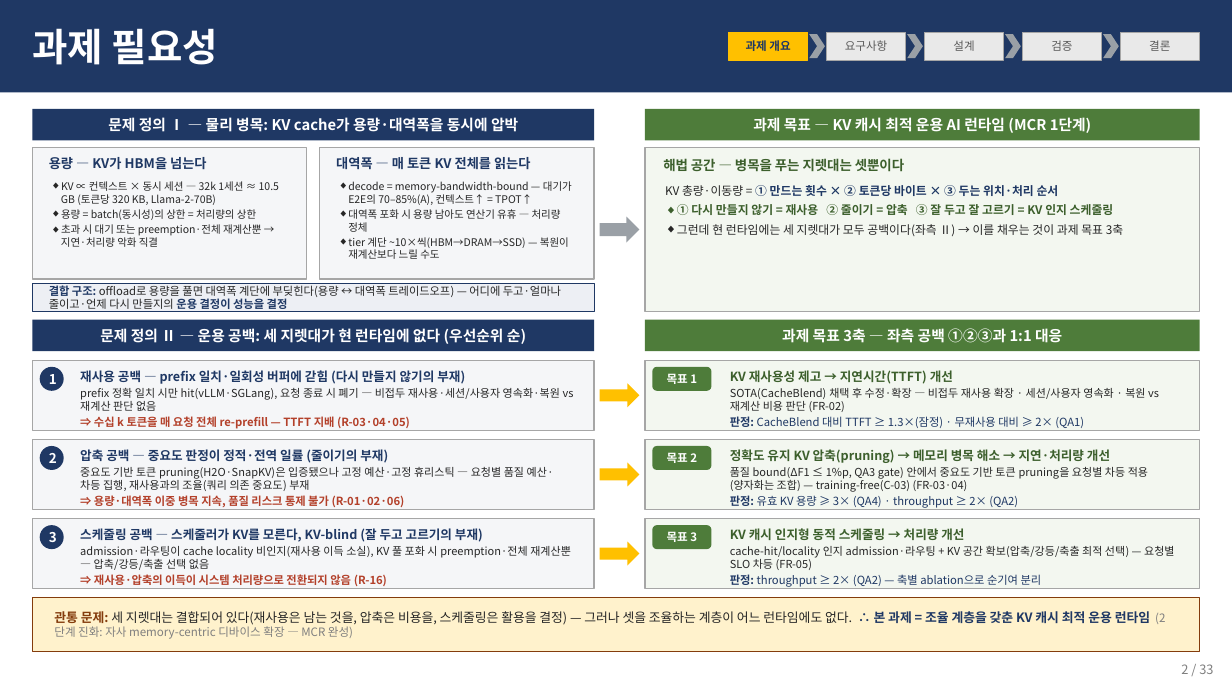
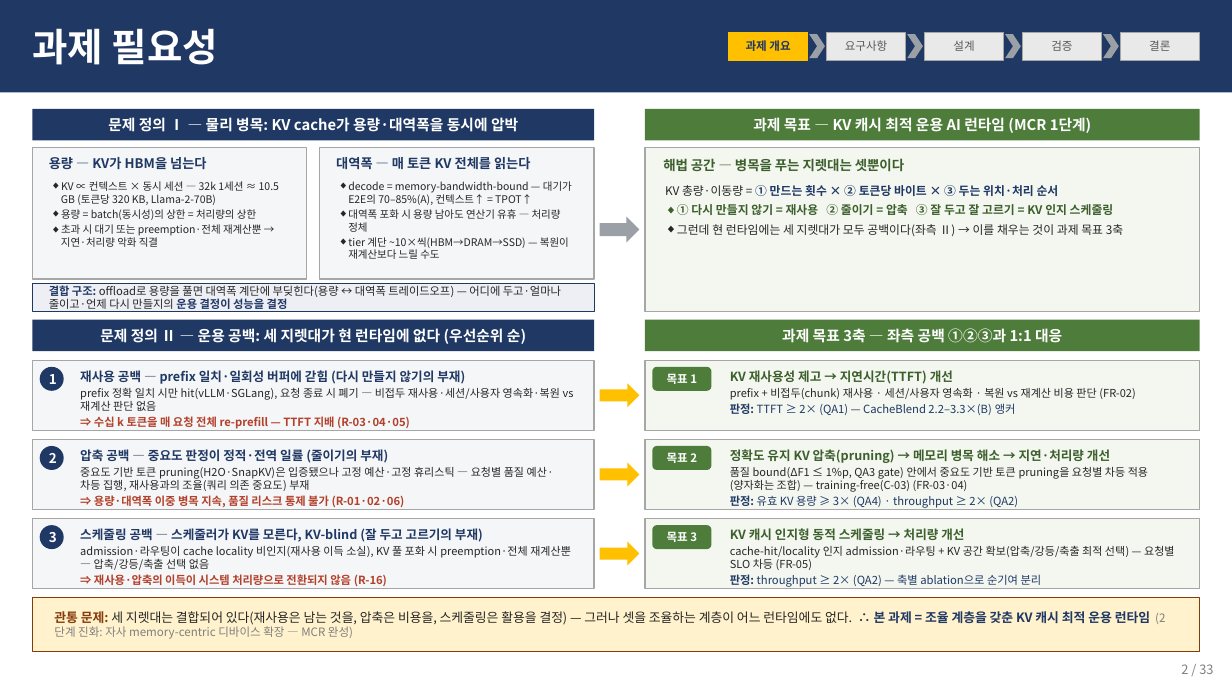
Before and after one commit to mkim0628/architect, a slide deck: slide 1 of docs/mcr_necessity_kv.pptx. Drawn at 1232x693 pixels with LibreOffice and Linux fonts; fonts in the diff are those of the drawing. Boxes give left, top, right and bottom in pixels: in the first picture for what was removed or moved away, otherwise in the second. Text is boxed around its words. In the diff, an @@ line names an element or a change of style, - is before the commit and + after.

```diff
--- a/docs/mcr_necessity_kv.pptx
+++ b/docs/mcr_necessity_kv.pptx
@@ text at (730,388,1135,415): text changed @@
-SOTA(CacheBlend) 채택 후 수정·확장 — 비접두 재사용 확장 · 세션/사용자 영속화 · 복원 vs 재계산 비용 판단 (FR-02)
-판정: CacheBlend 대비 TTFT ≥ 1.3×(잠정) · 무재사용 대비 ≥ 2× (QA1)
+prefix + 비접두(chunk) 재사용 · 세션/사용자 영속화 · 복원 vs 재계산 비용 판단 (FR-02)
+판정: TTFT ≥ 2× (QA1) — CacheBlend 2.2–3.3×(B) 앵커
```
Also in this commit, not shown: 4 other files.
